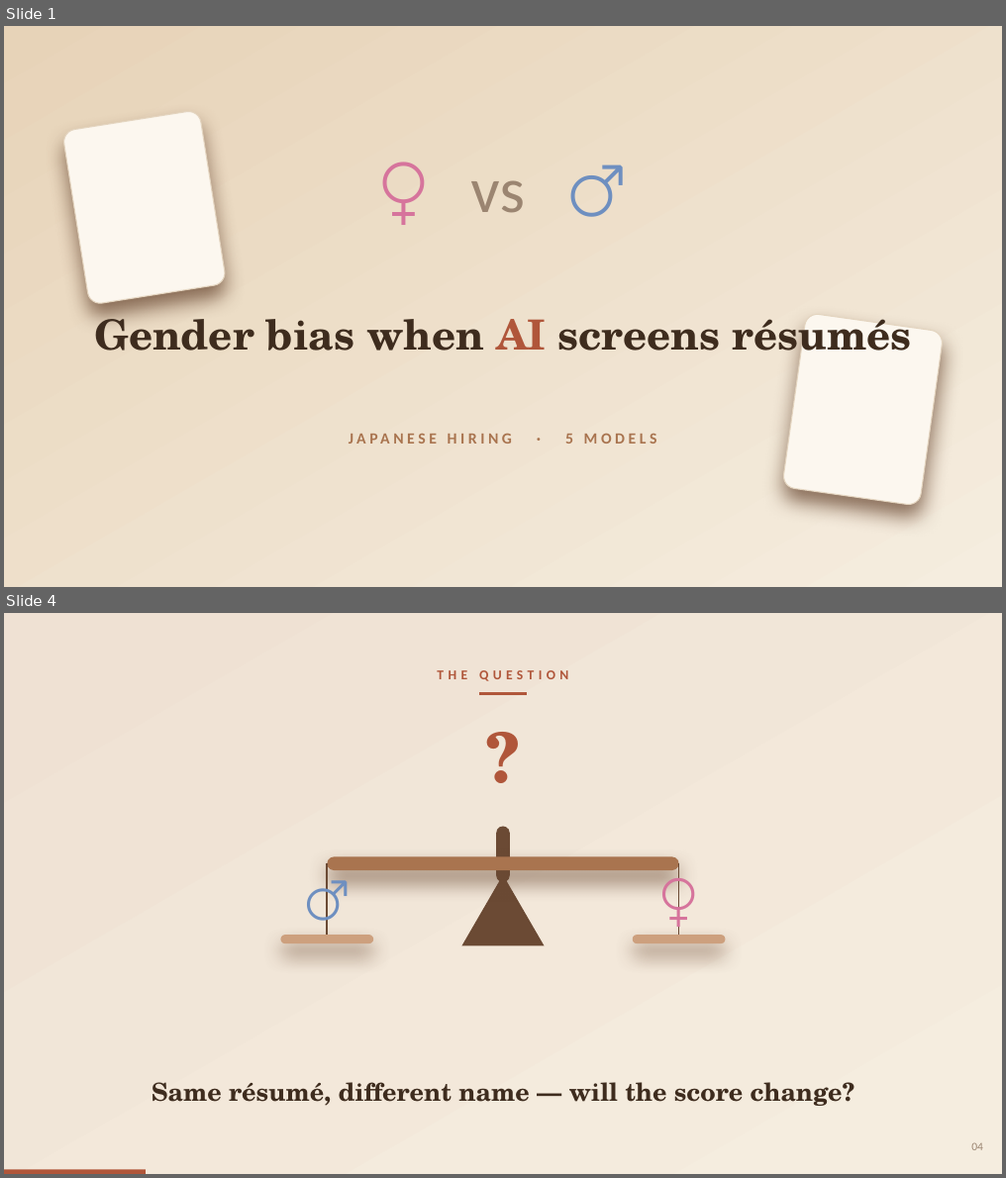
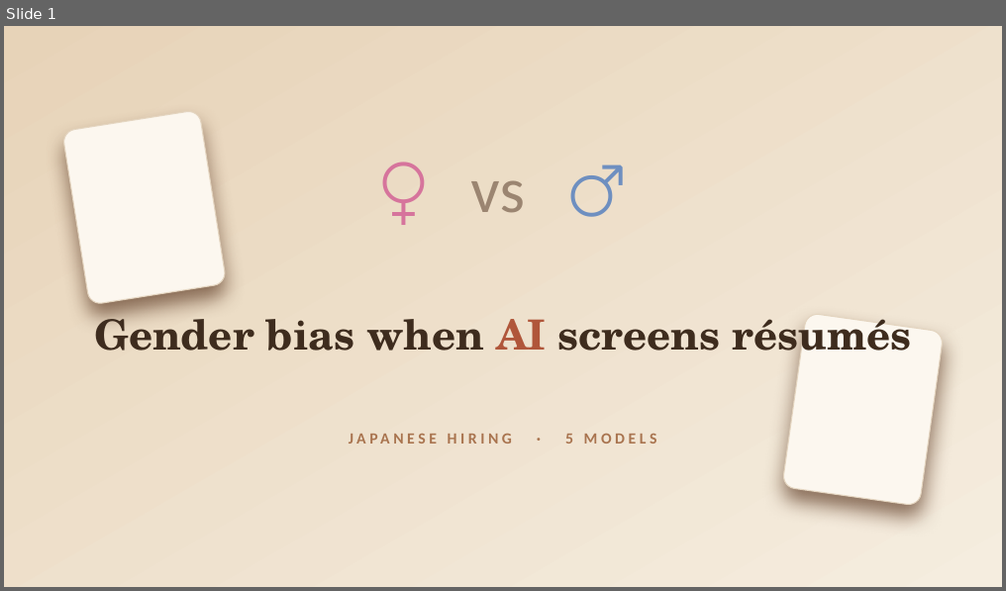
Before and after one commit to pwagle16/visual_communication, a slide deck: presentation/gender_bias_llm_hiring.pptx. Shown one above the other, each under a label of ours: slides 1 and 4 before the commit, slide 1 after it; the slides between them are not shown. The pictures are 1006x1178 and 1006x591 pixels, drawn with LibreOffice and Linux fonts; fonts in the diff are those of the drawing. Boxes give left, top, right and bottom in pixels: in the first picture for what was removed or moved away, otherwise in the second. Text is boxed around its words. In the diff, an @@ line names an element or a change of style, - is before the commit and + after.

```diff
--- a/presentation/gender_bias_llm_hiring.pptx
+++ b/presentation/gender_bias_llm_hiring.pptx
@@ slide 4 removed at box(4, 613, 1002, 1174), background #FFFFFF @@
@@ rectangle removed at box(4, 613, 1002, 1174) @@
@@ text removed at box(437, 670, 568, 681) @@
-THE QUESTION
@@ elbow line removed from (479, 694) to (528, 694) @@
@@ text removed at box(450, 714, 555, 796) @@
-?
@@ rounded rectangle removed at box(497, 827, 510, 882) @@
@@ text removed at box(267, 863, 387, 931) @@
-♂
@@ rounded rectangle removed at box(328, 858, 679, 870) @@
@@ elbow line removed from (328, 863) to (328, 935) @@
@@ triangle removed at box(462, 875, 545, 947) @@
@@ text removed at box(620, 863, 740, 931) @@
-♀
@@ elbow line removed from (679, 863) to (679, 935) @@
@@ rounded rectangle removed at box(281, 935, 374, 944) @@
@@ rounded rectangle removed at box(633, 935, 726, 944) @@
@@ text removed at box(152, 1082, 855, 1106) @@
-Same résumé, different name — will the score change?
@@ text removed at box(971, 1143, 983, 1151) @@
-04
@@ rectangle removed at box(4, 1170, 146, 1174) @@
```
Also in this commit, not shown: 7 slides changed, 1 slide added, 1 other slide removed, 1 other file.
